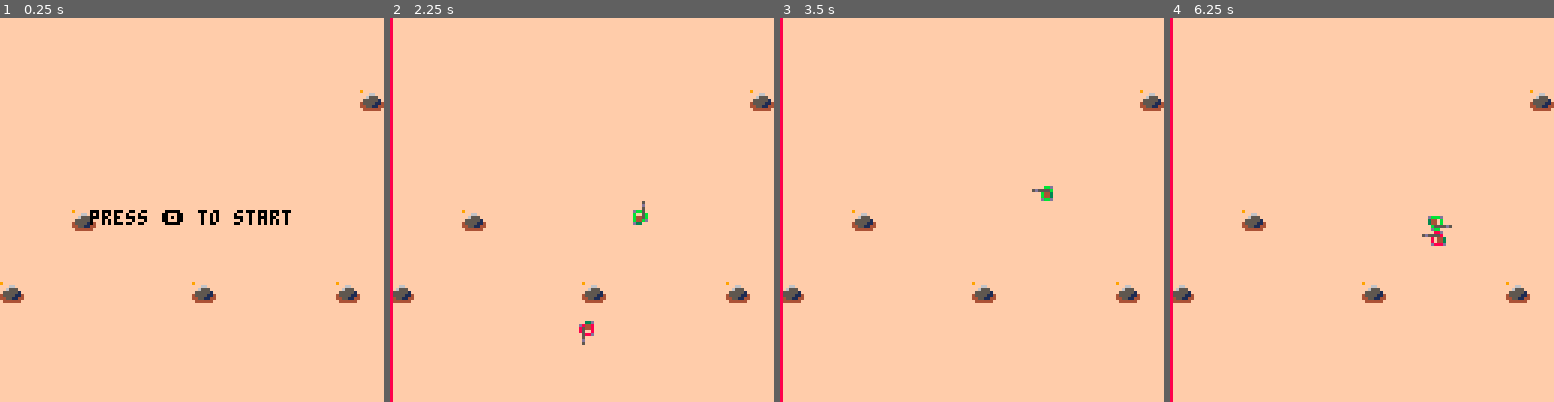
Above: before the commit, frames 1-4 (left to right).
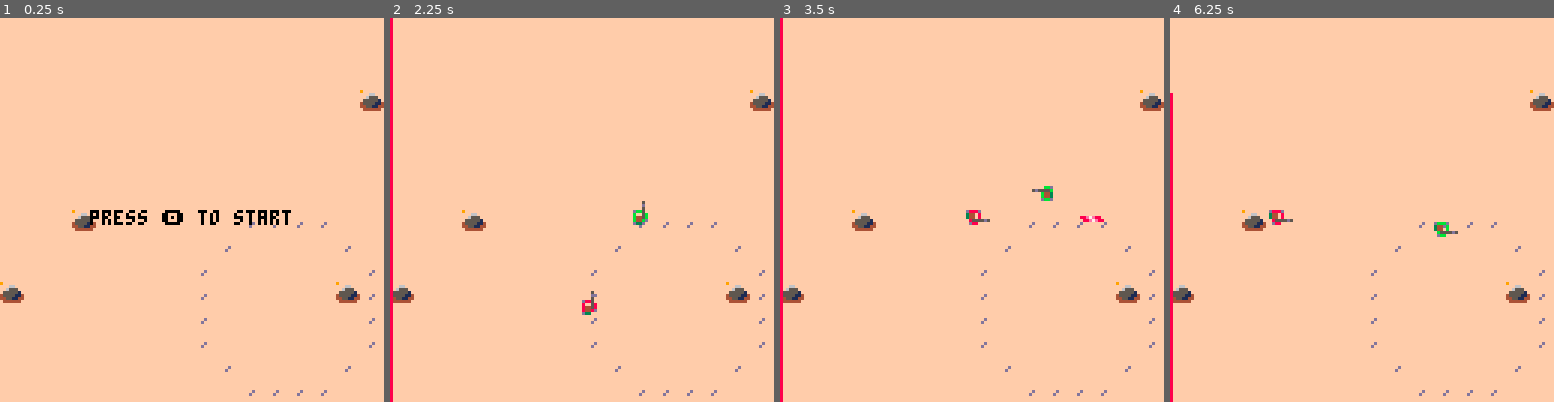
Above: after the commit, the same moments.

Repository: eduszesz/shmup
Game: PICO-8 cartridge topshooter.p8
Two runs of this game, one before a commit and one after it. Both use one fixed random seed, a clock stepped at 60 frames per second and the inputs below.
Inputs:
- Up to frame 1 (0.25 s): no input
- Up to frame 2 (2.25 s): tap X (X key) at 0.33, 1.07, 1.85 s; tap O (Z key) at 0.7, 1.7, 2.1 s; hold Right 1.6-2.1 s; hold Up from 2.15 s (still down)
- Up to frame 3 (3.5 s): release Up at 2.42 s; hold Right 2.47-3.03 s; tap O (Z key) at 2.5, 2.9, 3.3 s; tap X (X key) at 2.97 s; hold Left from 3.08 s (still down)
- Up to frame 4 (6.25 s): release Left at 3.58 s; hold Down 3.63-3.97 s; tap O (Z key) every 0.4 s from 3.7 to 6.1 s; hold Right 4.02-4.68 s; tap X (X key) at 4.08, 5.2 s; hold Up 4.73-5.03 s; hold Left 5.08-5.68 s; hold Down 5.73-6.03 s; hold Right from 6.08 s (still down)

The runs differ from the first frame. In frame 1, 0.4% of the frame differs, in the area x 50-98%, y 53-99%; in frame 2, 0.7%; in frame 3, 0.7%; in frame 4, 1.1%, in the area x 0-98%, y 0-99%.

Commit message:
mkmap() fixing

Diff:
--- a/topshooter.p8
+++ b/topshooter.p8
@@ -724,10 +724,10 @@
 	for y=sp[3],sp[4] do
 		for x=sp[1],sp[2] do
 			if sget(x,y)==1 then
-				mset(x-sp[1]+cx,y+cy,16)
+				mset(x-sp[1]+cx,y-sp[3]+cy,16)
 			end
 			if sget(x,y)==8 then
-				mset(x-sp[1]+cx,y+cy,17)
+				mset(x-sp[1]+cx,y-sp[3]+cy,17)
 			end
 		end
 	end
